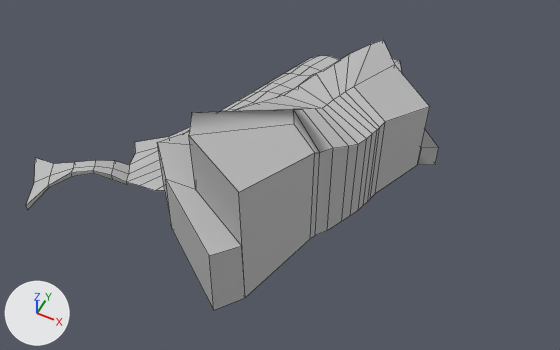
One commit to the FBX model Assets/Terrain/terrain_W1A4.fbx: the scene before it, then after it.
The view is the same before and after, from a camera (50 mm lens) standing at (535.0, -943.0, 534.0) and looking at (331.0, -534.0, 23.0). The lights are fixed; the arrows at lower left show +X, +Y and +Z. Mesh edges are drawn as thin lines. Where no turn or scale is listed for an object, it has been applied to the vertices.

The first picture shows 'W1A4_mesh'.
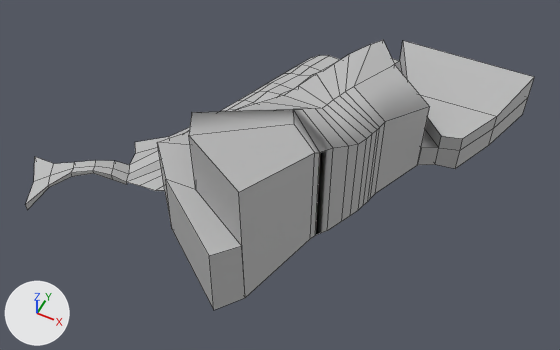
Scene script edits in JSON lines:
```json
{"block": "me_mesh", "where": "# used by ob_w1a4_mesh; location = (0.0, 0.0, 0.0)"}
{"block": "me_mesh", "where": "# verts and faces of me_mesh; kept vertices keep their numbers, new ones are numbered from 209"}
{"block": "me_mesh", "where": "# before: 141 (135.0, -649.0, -1.0) at pixel (25, 205), 142 (124.0, -624.0, -1.0) at pixel (34, 182), 143 (105.0, -598.0, -1.0) at pixel (35, 157)"}
{"op": "remove", "block": "me_mesh", "code": "me_mesh.from_pydata(...)  # 209 vertices, 194 faces; spans x 105.0..444.0, y -668.0..-338.0, z -7.0..130.0"}
{"op": "add", "block": "me_mesh", "code": "me_mesh.from_pydata(...)  # 221 vertices, 206 faces; spans x 105.0..500.0, y -668.0..-332.0, z -7.0..130.0"}
{"block": "me_mesh", "change": "me_mesh part 1"}
{"block": "me_mesh", "change": "9 faces are deleted"}
{"block": "me_mesh", "change": "2 vertices move from x 337.0..360.0, y -373.0..-367.0, z 35.0..38.0 to x 337.0..360.0, y -373.0..-367.0, z 28.0..30.0"}
{"block": "me_mesh", "change": "12 vertices are added at x 369.0..500.0, y -435.0..-332.0, z -6.0..48.0"}
{"block": "me_mesh", "change": "21 new faces join them"}
{"block": "me_mesh", "change": "me_mesh part 2"}
{"op": "add", "block": "me_mesh", "code": "verts[141] = (135.0, -649.0, 1.0)  # moved, pixel (25, 204)"}
{"op": "add", "block": "me_mesh", "code": "verts[143] = (105.0, -598.0, 1.0)  # moved, pixel (34, 156)"}
{"op": "add", "block": "me_mesh", "code": "verts[142] = (124.0, -623.0, 1.0)  # moved, pixel (33, 181)"}
```

Location of each change, (x1, y1, x2, y2) in pixels of the pictures (560 x 350 px; the box of a moved part takes in the faces that stretch with it):
```json
{"object": "W1A4_mesh", "change": "reshaped", "before": [26, 40, 439, 310], "after": [26, 40, 534, 310], "on screen": "23% wider"}
{"part": 1, "of": "me_mesh", "change": "built on", "before": [315, 59, 430, 235], "after": [315, 41, 534, 235]}
{"part": 2, "of": "me_mesh", "change": "moved or reshaped", "before": [26, 158, 54, 210], "after": [26, 157, 54, 210]}
```
